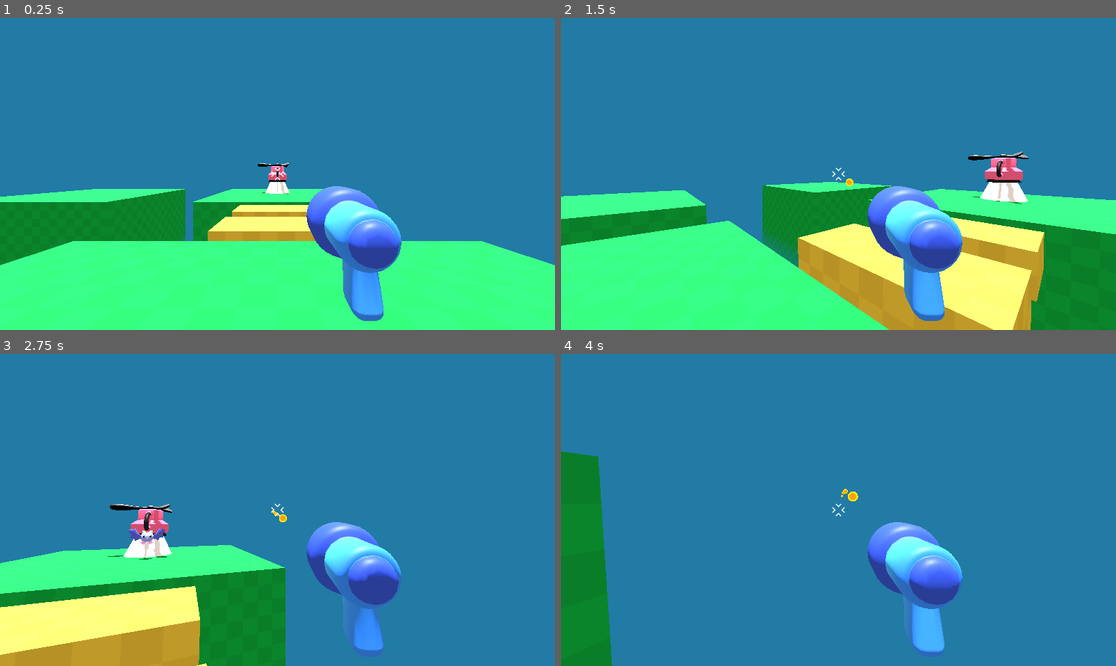
Above: before the commit, frames 1-4 (two rows, left to right).
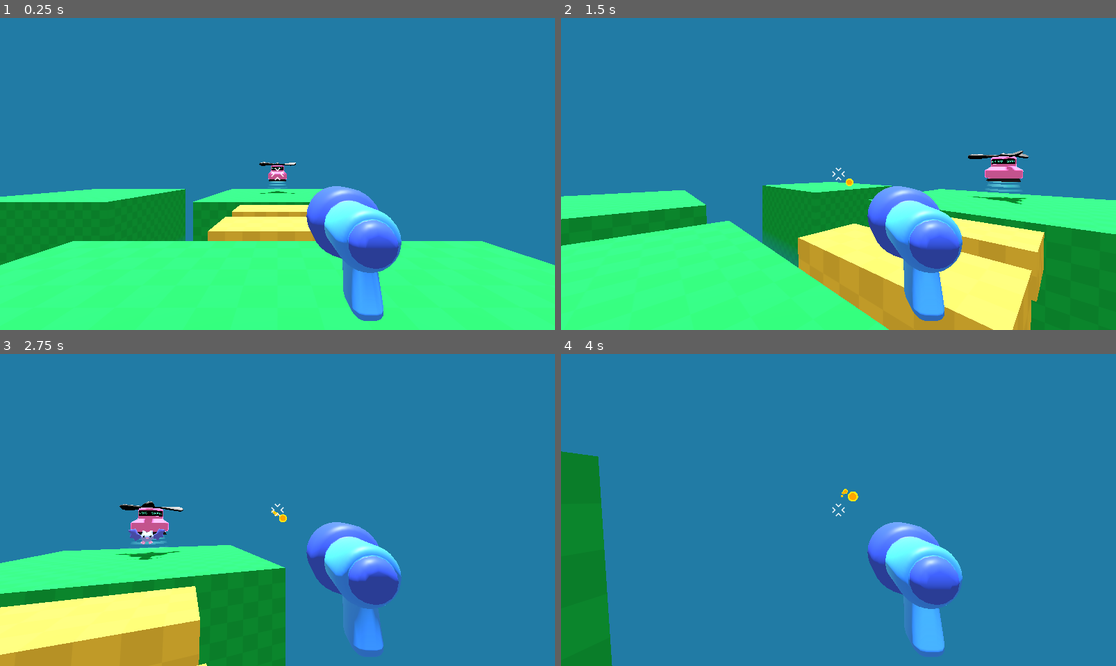
Above: after the commit, the same moments.

Repository: autrera/tutorial-fps-survivors-arena
Game: Godot game, scene res://game.tscn
Same seed, same stepped clock (60 frames per second), same inputs: the game is played once before the commit and once after it.
Inputs (mouse positions are in pixels of both pictures, inside the frame that each line leads up to):
- Up to frame 1 (0.25 s): no input
- Up to frame 2 (1.5 s): move the mouse to (866, 174) at 0.52 s; press the mouse at (866, 174) at 0.53 s; hold W (move_forward) from 0.53 s (still down); tap Space (jump) at 0.77 s; move the mouse to (810, 174) at 1.27 s; release the mouse at (810, 174) at 1.28 s; click (810, 174) at 1.35 s
- Up to frame 3 (2.75 s): keep holding W (move_forward); tap Space (jump) at 1.52 s; move the mouse to (288, 503) at 2.02 s; press the mouse at (288, 503) at 2.03 s
- Up to frame 4 (4 s): keep holding W (move_forward); move the mouse to (832, 516) at 2.77 s; release the mouse at (832, 516) at 2.78 s; click (832, 516) at 2.85 s; tap Space (jump) at 3.02, 3.77 s; move the mouse to (877, 513) at 3.52 s; press the mouse at (877, 513) at 3.53 s

The runs differ from the first frame. In frame 1, 0.3% of the frame differs, in the area x 46-54%, y 46-57%; in frame 2, 0.9%; in frame 3, 1.0%, in the area x 19-34%, y 47-66%; in frame 4, nothing differs.

Commit message:
Add animation for the mob spawner and add it to the game

Diff:
--- a/game.tscn
+++ b/game.tscn
@@ -67,5 +67,5 @@
 environment = SubResource("Environment_80nbo")
 
 [node name="MobSpawner3D" parent="." instance=ExtResource("5_7jktm")]
-transform = Transform3D(-1, 0, 8.74228e-08, 0, 1, 0, -8.74228e-08, 0, -1, 18, 0, 0)
+transform = Transform3D(1, 0, -1.74846e-07, 0, 1, 0, 1.74846e-07, 0, 1, 18, 0, 0)
 mob_to_spawn = ExtResource("4_fc0e3")
--- a/mob/mob.gd
+++ b/mob/mob.gd
@@ -12,7 +12,7 @@
 	var direction = global_position.direction_to(player.global_position)
 	direction.y = 0.0
 	linear_velocity = direction * speed
-	bat_model.rotation.y = Vector3.FORWARD.signed_angle_to(direction, Vector3.UP)
+	bat_model.rotation.y = Vector3.FORWARD.signed_angle_to(direction, Vector3.UP) + PI
 
 func take_damage():
 	if health == 0:
--- a/mob/spawner/mob_spawner_3d.tscn
+++ b/mob/spawner/mob_spawner_3d.tscn
@@ -1,13 +1,10 @@
 [gd_scene load_steps=3 format=3 uid="uid://cap4606bvsr8y"]
 
 [ext_resource type="Script" uid="uid://dxe28h5qcrqcc" path="res://mob/spawner/mob_spawner_3d.gd" id="1_ewxdg"]
-[ext_resource type="PackedScene" uid="uid://dsk2huvhb5aay" path="res://mob/spawner/spawner_model.glb" id="2_y27t3"]
+[ext_resource type="PackedScene" uid="uid://dqgfpnw8021md" path="res://mob/spawner/spawner_model.tscn" id="2_ewxdg"]
 
 [node name="MobSpawner3D" type="Node3D"]
 script = ExtResource("1_ewxdg")
-
-[node name="spawner_model" parent="." instance=ExtResource("2_y27t3")]
-transform = Transform3D(1, 0, 0, 0, 1, 0, 0, 0, 1, 0, 1.57572, 0)
 
 [node name="Marker3D" type="Marker3D" parent="."]
 unique_name_in_owner = true
@@ -18,4 +15,7 @@
 wait_time = 2.0
 autostart = true
 
+[node name="spawner_model" parent="." instance=ExtResource("2_ewxdg")]
+transform = Transform3D(1, 0, 0, 0, 1, 0, 0, 0, 1, 0, 1.63613, 0)
+
 [connection signal="timeout" from="Timer" to="." method="_on_timer_timeout"]
--- a/mob/spawner/spawner_model.tscn
+++ b/mob/spawner/spawner_model.tscn
@@ -15,6 +15,43 @@
 roughness = 0.0
 rim_enabled = true
 
+[sub_resource type="Animation" id="Animation_bk78j"]
+resource_name = "rotation"
+loop_mode = 1
+tracks/0/type = "value"
+tracks/0/imported = false
+tracks/0/enabled = true
+tracks/0/path = NodePath("Top:rotation")
+tracks/0/interp = 1
+tracks/0/loop_wrap = true
+tracks/0/keys = {
+"times": PackedFloat32Array(0, 1),
+"transitions": PackedFloat32Array(1, 1),
+"update": 0,
+"values": [Vector3(0, 0, 0), Vector3(0, 6.28319, 0)]
+}
+
+[sub_resource type="Animation" id="Animation_lvlhh"]
+length = 0.001
+tracks/0/type = "value"
+tracks/0/imported = false
+tracks/0/enabled = true
+tracks/0/path = NodePath("Top:rotation")
+tracks/0/interp = 1
+tracks/0/loop_wrap = true
+tracks/0/keys = {
+"times": PackedFloat32Array(0),
+"transitions": PackedFloat32Array(1),
+"update": 0,
+"values": [Vector3(0, 0, 0)]
+}
+
+[sub_resource type="AnimationLibrary" id="AnimationLibrary_p6j4b"]
+_data = {
+&"RESET": SubResource("Animation_lvlhh"),
+&"rotation": SubResource("Animation_bk78j")
+}
+
 [node name="spawner_model" instance=ExtResource("1_bk78j")]
 transform = Transform3D(1, 0, 0, 0, 1, 0, 0, 0, 1, 0, 1, 0)
 
@@ -24,3 +61,12 @@
 [node name="Body" parent="." index="1"]
 surface_material_override/0 = SubResource("StandardMaterial3D_2xi82")
 surface_material_override/1 = ExtResource("3_p6j4b")
+
+[node name="Top" parent="." index="2"]
+transform = Transform3D(1, 0, 0, 0, 1, 0, 0, 0, 1, 0, 0.783957, 0)
+
+[node name="AnimationPlayer" type="AnimationPlayer" parent="." index="3"]
+libraries = {
+&"": SubResource("AnimationLibrary_p6j4b")
+}
+autoplay = "rotation"
Not shown: 1 places in mob/spawner/spawner_model.tscn that only renumber resources
